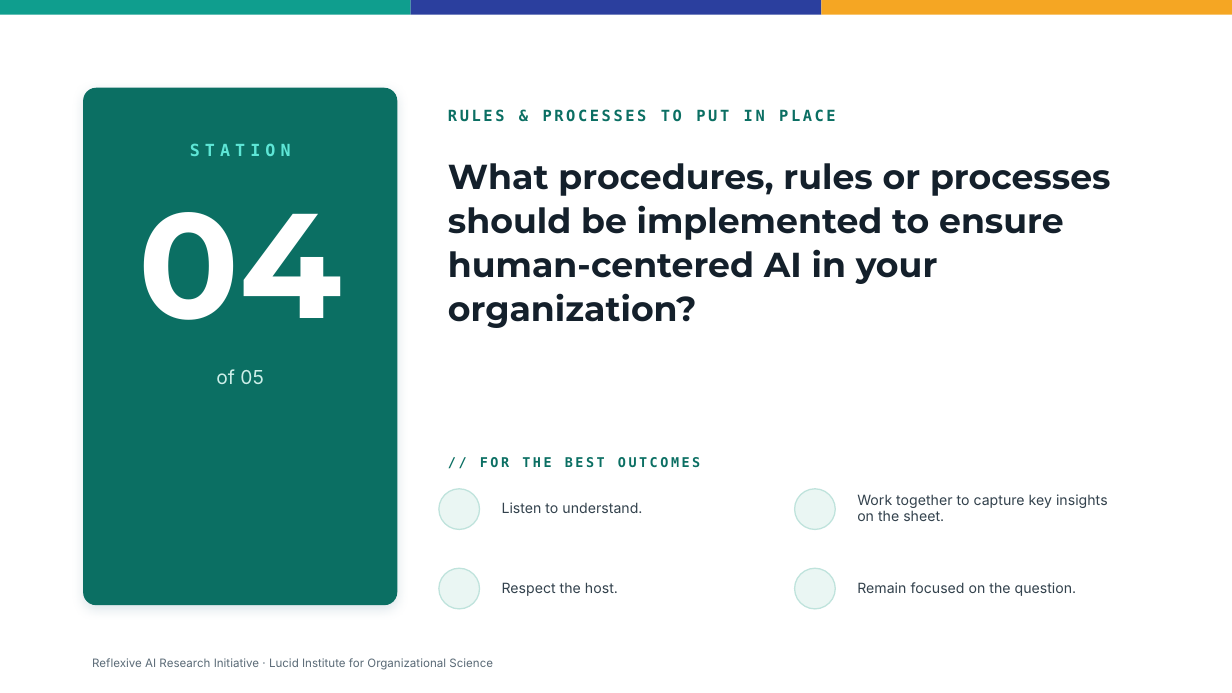
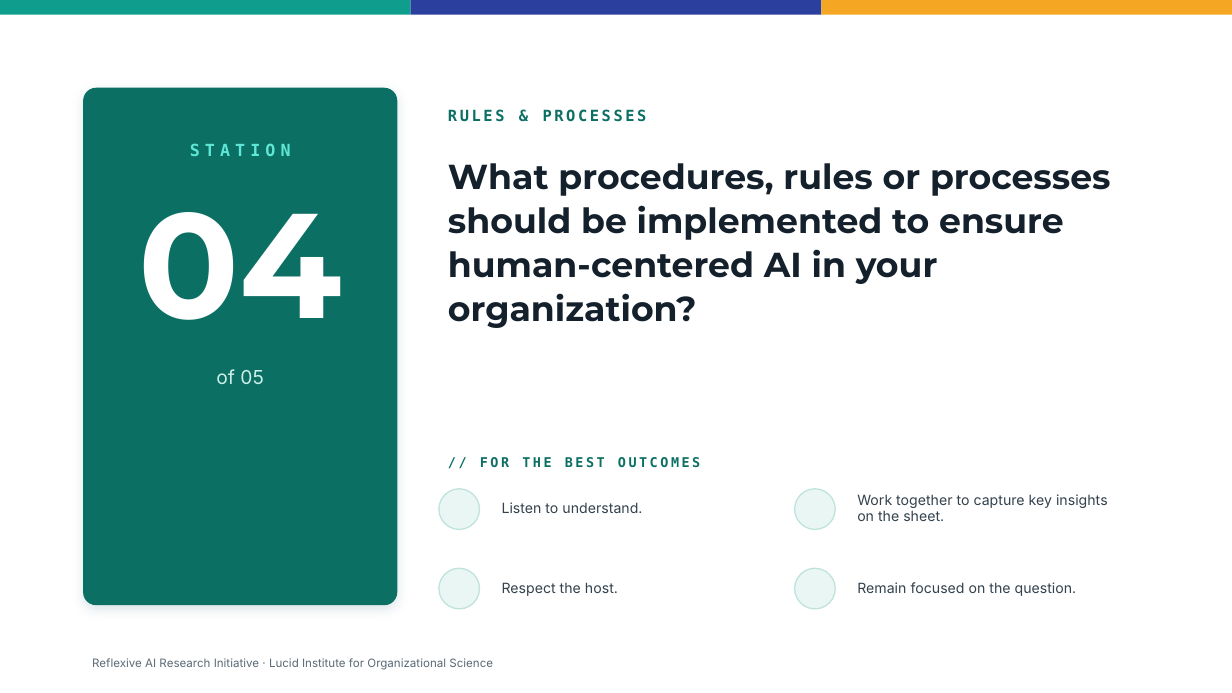
Before and after one commit to LucidInstitute/Reflexive-AI-Initiative, a slide deck: slide 5 of World Cafe Facilitation Guide/Source/Station Topics.pptx. Drawn at 1232x693 pixels with LibreOffice and Linux fonts; fonts in the diff are those of the drawing; background and template pictures are left out. Boxes give left, top, right and bottom in pixels: in the first picture for what was removed or moved away, otherwise in the second. Text is boxed around its words. In the diff, an @@ line names an element or a change of style, - is before the commit and + after.

```diff
--- a/World Cafe Facilitation Guide/Source/Station Topics.pptx
+++ b/World Cafe Facilitation Guide/Source/Station Topics.pptx
@@ text at (448, 109, 647, 122): text changed @@
-RULES & PROCESSES TO PUT IN PLACE
+RULES & PROCESSES
```
Also in this commit, not shown: 4 other slides changed, 2 other files.
